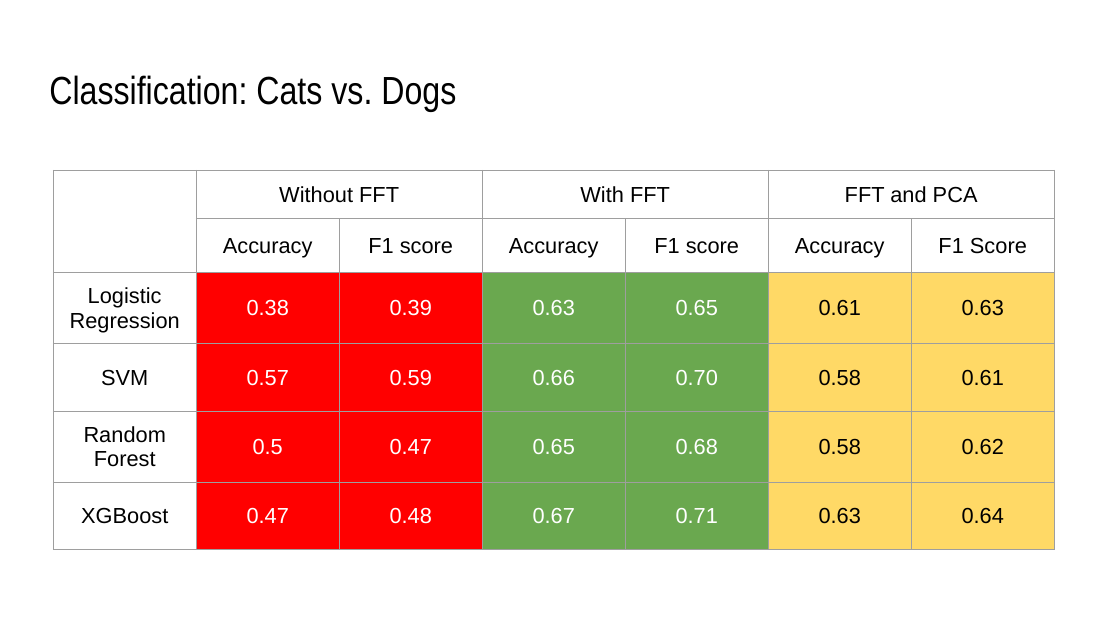
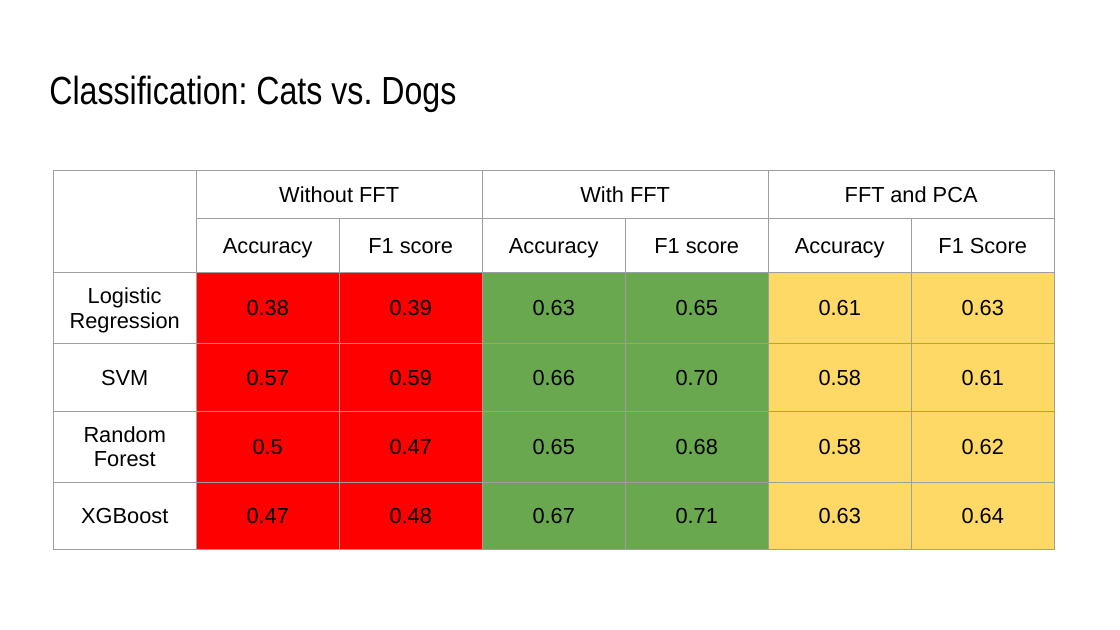
Before and after one commit to Ahmedbendaouia/MIC-DS23-CNNR-FFT-TinyML, a slide deck: slide 4 of FFT on froth/ML with FFT.pptx. Drawn at 1120x630 pixels with LibreOffice and Linux fonts; fonts in the diff are those of the drawing. Boxes give left, top, right and bottom in pixels: in the first picture for what was removed or moved away, otherwise in the second. Text is boxed around its words. In the diff, an @@ line names an element or a change of style, - is before the commit and + after.

```diff
--- a/FFT on froth/ML with FFT.pptx
+++ b/FFT on froth/ML with FFT.pptx
@@ table at box(54, 170, 1057, 538) @@
@@ text colour #FFFFFF to #000000 in "0.38", "0.39", "0.63", "0.65" and 12 more places @@
```
Also in this commit, not shown: 5 other slides changed, 1 slide added, 1 slide removed, 15 other files.
